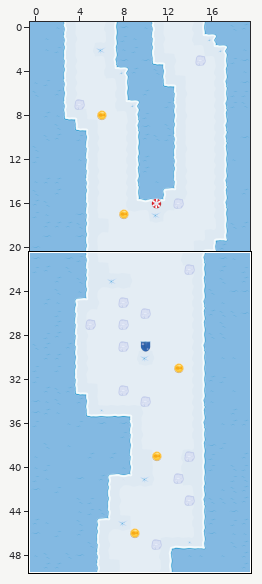
A Tiled map gets an edit: android/assets/maps/blockA_C_1.tmx. Above: a wide view before the commit, with the close-up outlined.
Close-up. Before the commit:
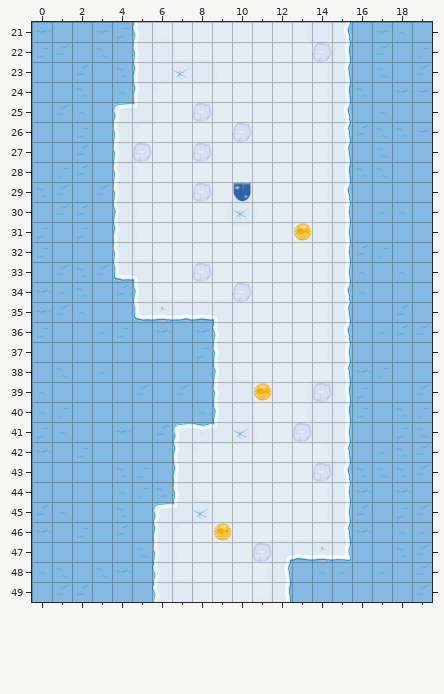
Cells are 160x160 px. Shown: x 0..19, y 21..49. The commit also changed other parts of the map, which this record leaves out.
The same view after the edit:
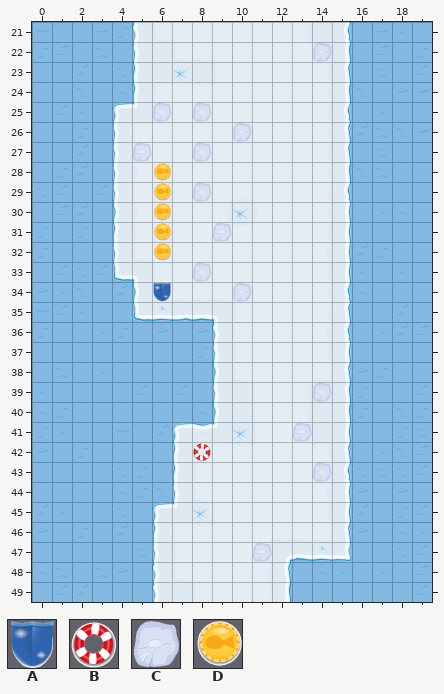
Key: from "Map v2": A 70, B 71, C 72, D 73.
_ is an empty cell.
Difference:
{"where": "layer \"PickUps\""}
{"y":28,"x":6,"old":"_","new":"D"}
{"y":29,"x":6,"old":"_","new":"D"}
{"y":29,"x":10,"old":"A","new":"_"}
{"y":30,"x":6,"old":"_","new":"D"}
{"y":31,"x":6,"old":"_","new":"D"}
{"y":31,"x":13,"old":"D","new":"_"}
{"y":32,"x":6,"old":"_","new":"D"}
{"y":34,"x":6,"old":"_","new":"A"}
{"y":39,"x":11,"old":"D","new":"_"}
{"y":42,"x":8,"old":"_","new":"B"}
{"y":46,"x":9,"old":"D","new":"_"}
{"where": "layer \"Obstacles\""}
{"y":25,"x":6,"old":"_","new":"C"}
{"y":31,"x":9,"old":"_","new":"C"}
